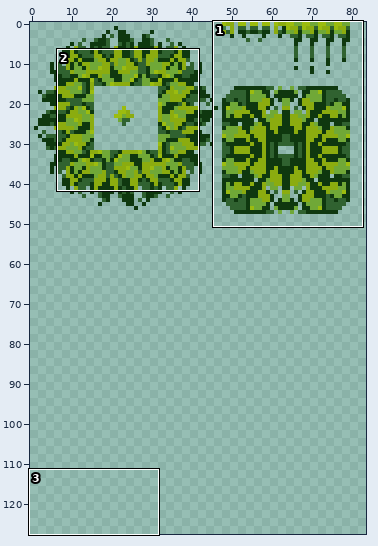
A pixel-art file gets an edit: forest.ase. The first picture is a wide view before the edit; the outline marks the close-up.
Close-up. As it was:
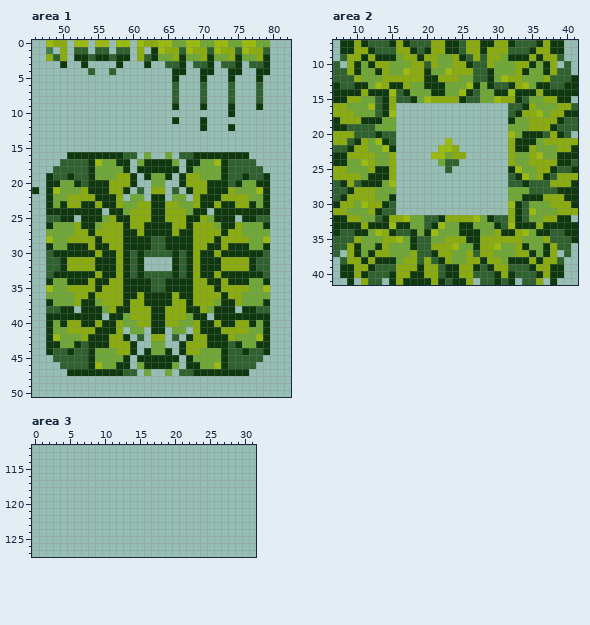
128x128 pixels, 1 frame. Pixels under 10% opacity are left out. Shown: area 1: x 46..82, y 0..50; area 2: x 7..41, y 7..41; area 3: x 0..31, y 112..127. The wide view leaves out empty margins.
And afterwards:
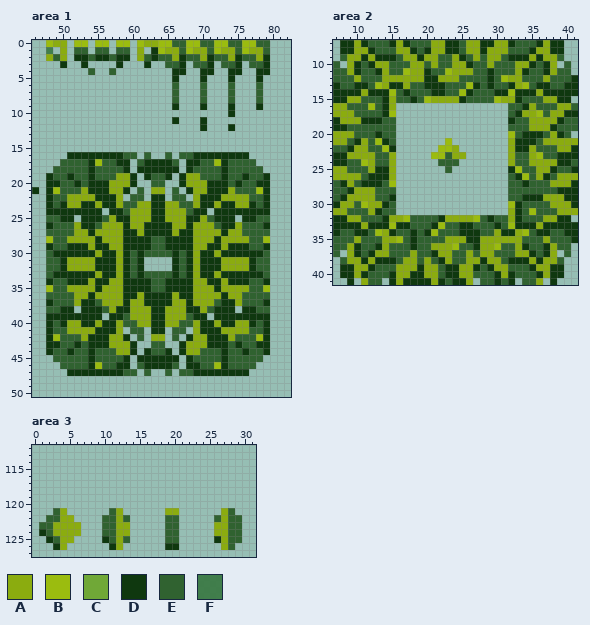
Palette (. is transparent): A #8bac0f  B #9bbc0f  C #70a837  D #0f380f  E #306230  F #3c7a46f1
Difference:
Changed rows in their new state; - is an unchanged pixel.
Area 1:
first column x 64:
 0 --EE--EE--EE--EE
 2 EE--EE--EE--EE--
first column x 48:
16 --------------E--E--------------
17 --------EE---E----E---EE--------
18 -------EEEE----------EEEE-------
19 -------EEE-----EE-----EEE-------
20 --EE-----------EE-----------EE--
21 --EEE----------------------EEE--
22 -EE---------EE----EE---------EE-
23 -E---------EE------EE---------E-
24 -----------E--------E-----------
25 --------E--------------E--------
26 -EEE---E----------------E---EEE-
27 EEEE------------------------EEEE
28 -EE--------------------------EE-
29 -EE--------------------------EE-
first column x 48:
34 -EE--------------------------EE-
35 -EE--------------------------EE-
36 EEEE------------------------EEEE
37 -EEE---E----------------E---EEE-
38 --------E--------------E--------
39 -----------E--------E-----------
40 -E---------EE------EE---------E-
41 -EE---------EE----EE---------EE-
42 --EEE----------------------EEE--
43 --EE-----------EE-----------EE--
44 -------EEE-----EE-----EEE-------
45 -------EEEE----------EEEE-------
46 --------EE---E----E---EE--------
47 --------------E--E--------------
Area 2:
first column x 9:
 9 -------E-----EE-------E-------
10 --E---EEE----EE------EEE---E--
11 --EE--EE----EE-------EEE--EE--
12 --EEE-----------EE---E---EEE--
13 ---E-----EE---EEE--E------E---
14 ---------EEE--EE---EE---------
15 --EE------E--------EE-----EE--
16 EEE------------------------EEE
17 -EEE------------------------E-
18 -----EE-----------------EE----
19 ----EEE----------------EEE----
20 ------------------------E-----
21 ---E-----------------------E--
22 ---EE----------------------EEE
23 ----EE--------E---------EE--EE
24 EE--EE-------E----------EE----
25 EEE----------------------EE---
26 --E-----------------------E---
27 -----E------------------------
28 ----EEE----------------EEE----
29 ----EE-----------------EE-----
30 -E------------------------EEE-
31 EEE------------------------EEE
32 --EE-----EE--------E------EE--
33 ---------EE---EE--EEE---------
34 ---E------E--EEE---EE-----E---
35 --EEE---E---EE-----------EEE--
36 --EE--EEE-------EE----EE--EE--
37 --E---EEE------EE----EEE---E--
38 -------E-------EE-----E-------
Area 3:
first column x 1:
121 --EA------EA------AA------AE-
122 -EEAA----EEAE-----EE-----EAEE
123 EEAAAA---EEAA-----EE-----AAEE
124 DEAAAA---EEAA-----EE-----AAEE
125 -DEAA----DEAE-----EE-----DAEE
126 --DA------DA------DD------AE-
Boxes around the changes in both close-ups, in picture pixels (x1, y1, x2, y2):
changed: (158, 40, 270, 61)
changed: (46, 152, 270, 250)
changed: (46, 278, 270, 376)
changed: (347, 54, 557, 264)
added: (39, 508, 130, 550)
added: (165, 508, 179, 550)
added: (214, 508, 242, 550)
